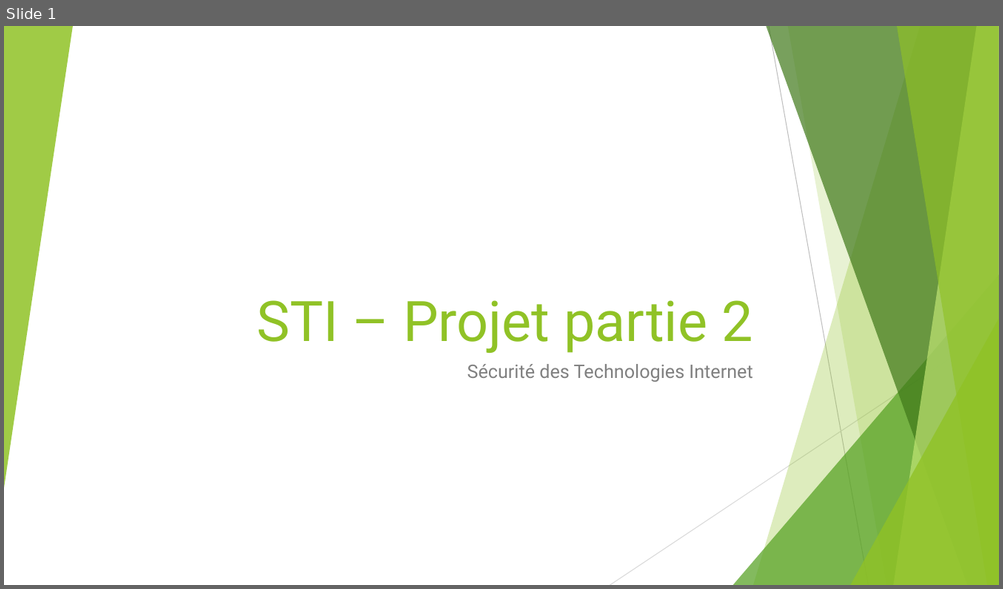
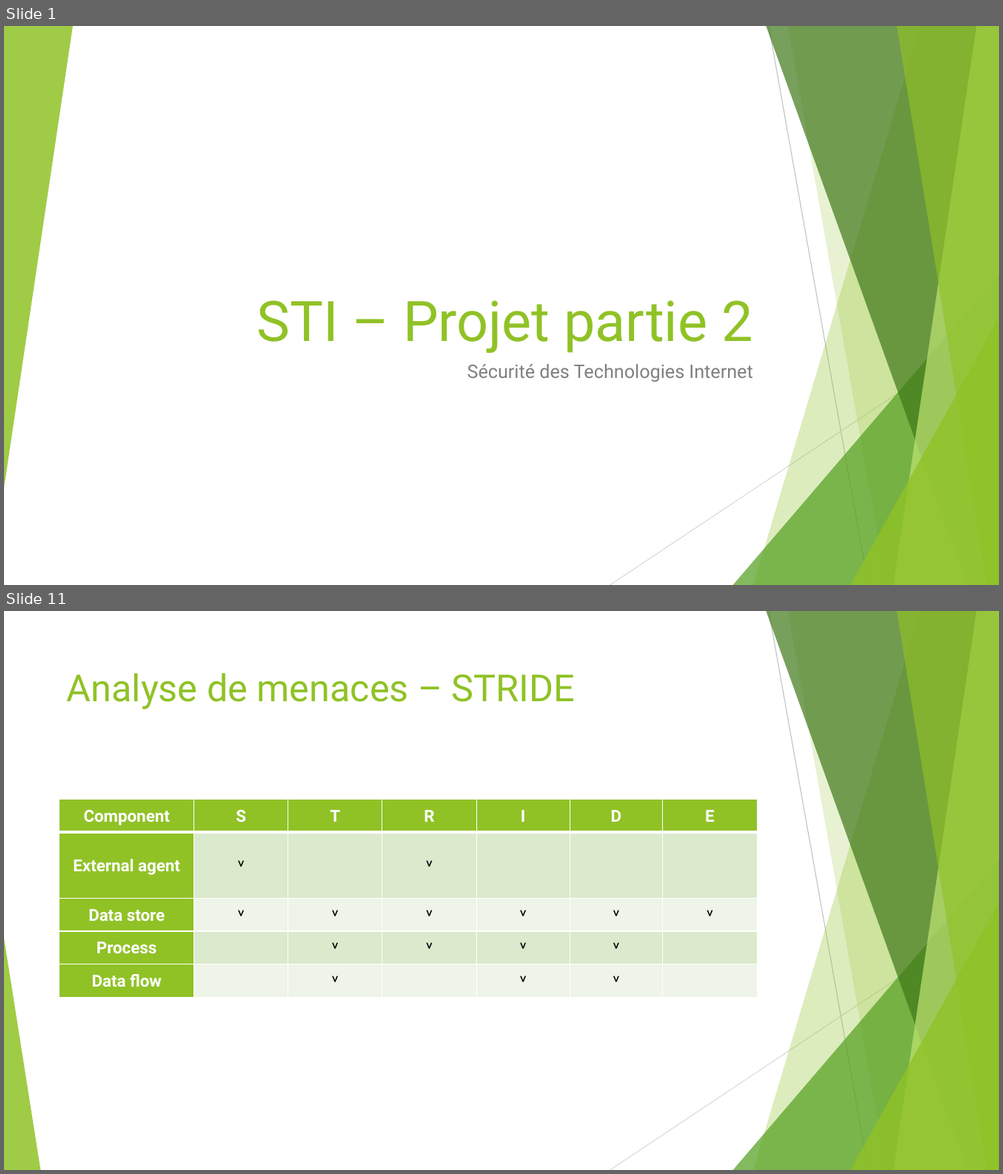
Before and after one commit to asuto4ka/html, a slide deck: Présentation/STI_Schowing_Zharkova.pptx. Shown one above the other, each under a label of ours: slide 1 before the commit, slides 1 and 11 after it; the slides between them are not shown. The pictures are 1003x589 and 1003x1174 pixels, drawn with LibreOffice and Linux fonts; fonts in the diff are those of the drawing. Boxes give left, top, right and bottom in pixels: in the first picture for what was removed or moved away, otherwise in the second. Text is boxed around its words. In the diff, an @@ line names an element or a change of style, - is before the commit and + after.

```diff
--- a/Présentation/STI_Schowing_Zharkova.pptx
+++ b/Présentation/STI_Schowing_Zharkova.pptx
@@ slide 11 added at bbox=[4, 611, 999, 1170], background #FFFFFF; not listed: 9 template elements that a slide beside it also shows @@
@@ title added at bbox=[67, 673, 575, 709], 36 pt, text #90C226 @@
+Analyse de menaces – STRIDE
@@ table added at bbox=[60, 799, 757, 997], 5 rows, 7 columns @@
+Component | S | T | R | I | D | E
+External agent | ˅ |  | ˅ |  |  | 
+Data store | ˅ | ˅ | ˅ | ˅ | ˅ | ˅
+Process |  | ˅ | ˅ | ˅ | ˅ | 
+Data flow |  | ˅ |  | ˅ | ˅ | 
@@ triangle added at bbox=[4, 939, 40, 1170], fill #90C226 at 85% opacity @@
```
Also in this commit, not shown: 3 slides changed, 16 other slides added.
